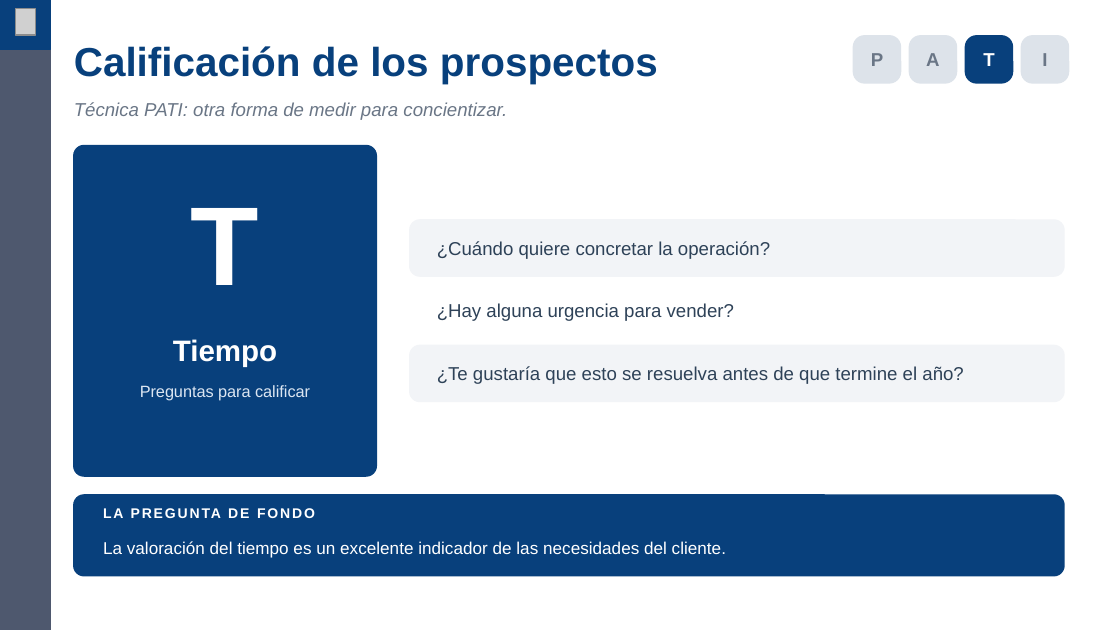
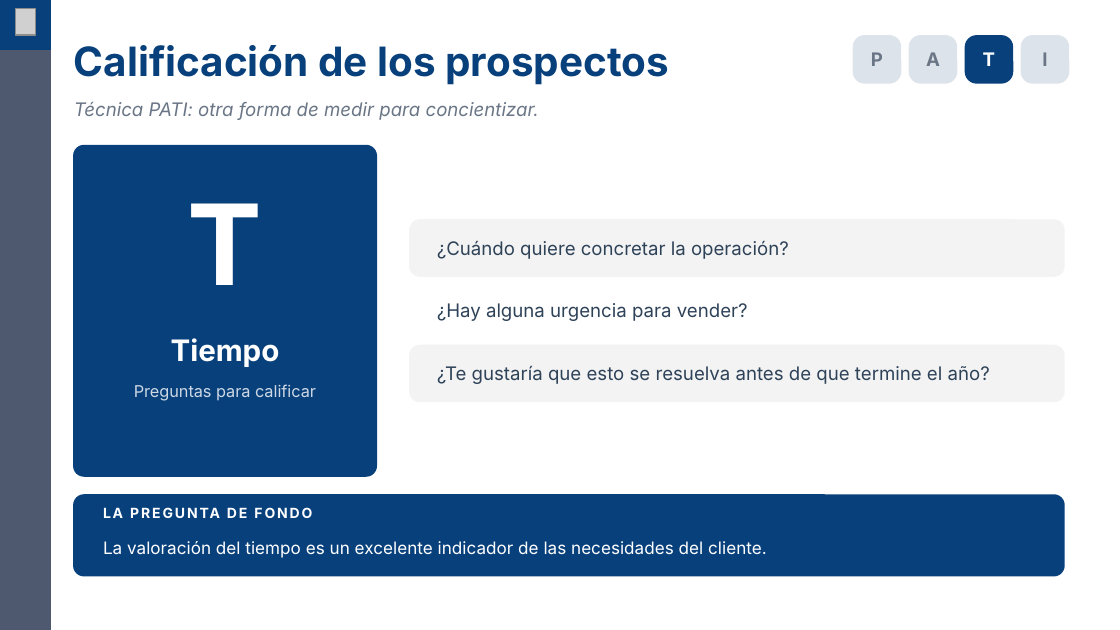
Before and after one commit to marcenapo-hub/KrakRealEstate, a slide deck: slide 11 of capacitaciones/prospeccion/Prospeccion-Tecnicas-Avanzadas.pptx. Drawn at 1120x630 pixels with LibreOffice and Linux fonts; fonts in the diff are those of the drawing; grey boxes stand for pictures; background and template pictures are left out. Boxes give left, top, right and bottom in pixels: in the first picture for what was removed or moved away, otherwise in the second. Text is boxed around its words. In the diff, an @@ line names an element or a change of style, - is before the commit and + after.

```diff
--- a/capacitaciones/prospeccion/Prospeccion-Tecnicas-Avanzadas.pptx
+++ b/capacitaciones/prospeccion/Prospeccion-Tecnicas-Avanzadas.pptx
@@ rounded rectangle at (410, 221, 1064, 277): fill #F2F4F7 to #F3F3F3; outline #F2F4F7 1 pt to #F3F3F3 1 pt @@
@@ rounded rectangle at (410, 345, 1064, 401): fill #F2F4F7 to #F3F3F3; outline #F2F4F7 1 pt to #F3F3F3 1 pt @@
@@ text "Preguntas para calificar" at (134, 384, 316, 401): font Arial to Inter, text colour #DCE6F2 to #CDD8E4 @@
@@ font Arial to Inter in 9 elements at (74, 45, 669, 85), (74, 102, 539, 120), (188, 203, 263, 285), (171, 338, 280, 367), (437, 241, 789, 259), (437, 303, 748, 321), (437, 366, 990, 384), (103, 501, 1037, 525), (103, 541, 767, 558) @@
```
Also in this commit, not shown: 13 other slides changed, 6 other files.
